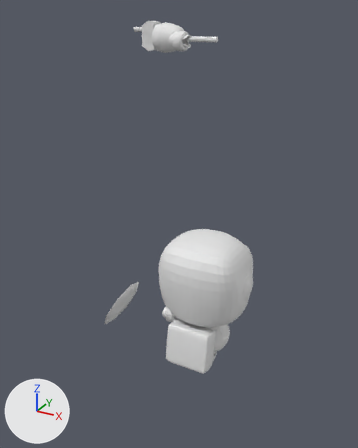
Two versions of the Blender file rbt_arg.blend, one commit apart.
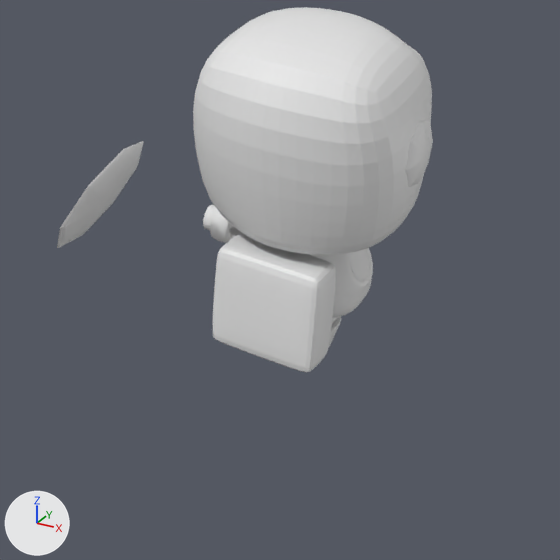
Each version is shown whole from a 50 mm camera at (2.11, -4.49, 3.61) aimed at (-0.34, -0.03, 1.38), then close up on the part from 23% to 85% of the width and 50% to 100% of the height. Lighting does not change. The marker at lower left points along +X, +Y and +Z.

Names of what the first close-up shows: 'Sphere.001', 'Sphere.002', 'arm', 'cabeca', 'mochila', 'peitoal'.
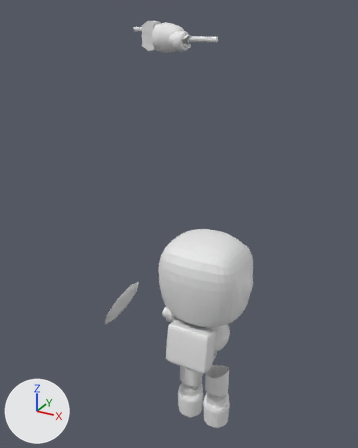
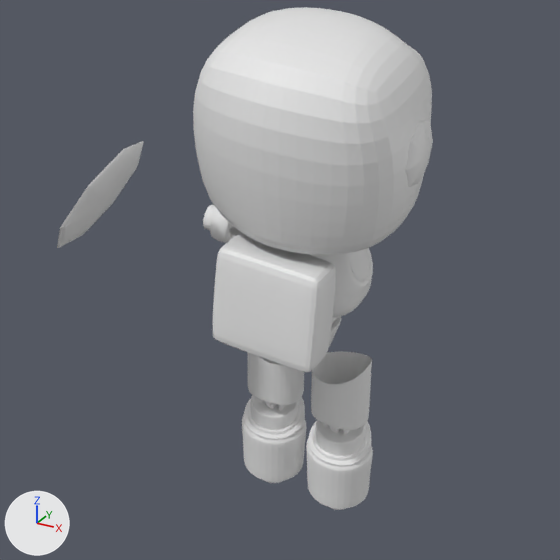
What the commit changed:
Mesh me_cylinder_006 is new.
It has 317 vertices, 300 faces and spans x -1.87..0.02, y -0.92..0.94, z -6.69..-2.01.
Object 'Cylinder' (ob_cylinder) is new; it shows me_cylinder_006.
Its location is (0.0, 0.0, 0.0).
Its scale is (0.2, 0.2, 0.2).
It gains a MIRROR modifier named 'Mirror'.
It gains a SUBSURF modifier named 'Subdivision'.
Modifier setting: levels = 2.

Pixel boxes [x1, y1, x2, y2] of what changed, in the close-ups (560 x 560 px):
'Cylinder', added
    after: [242, 351, 373, 510]
